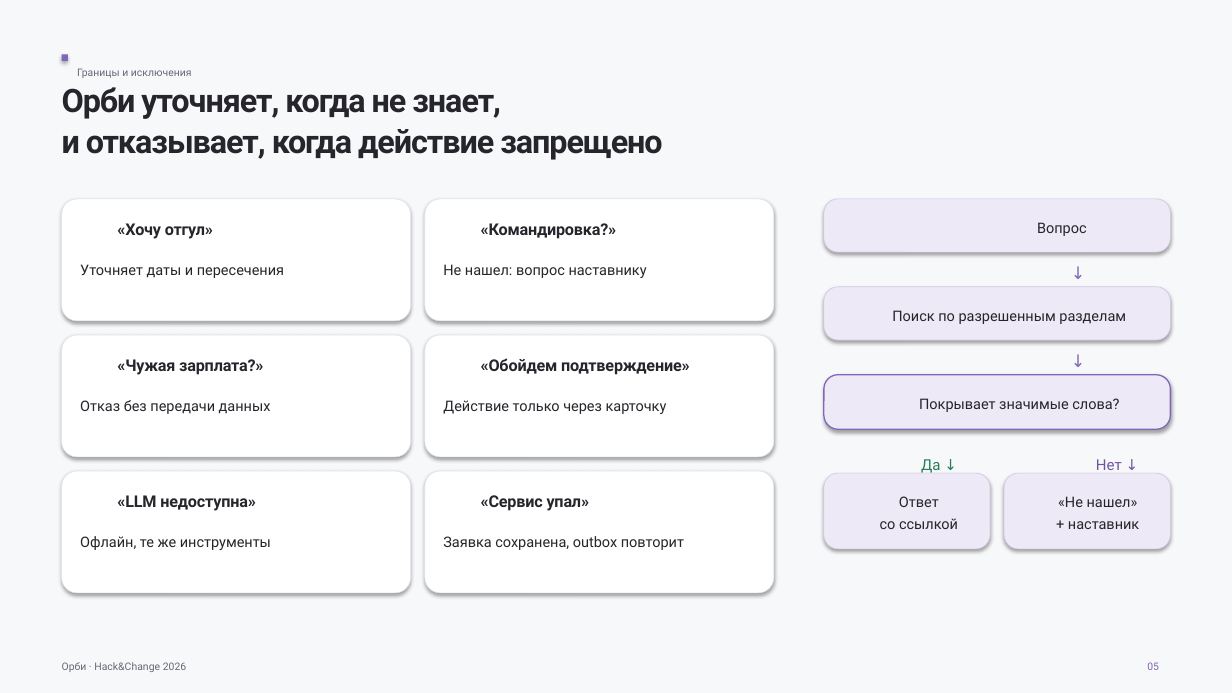
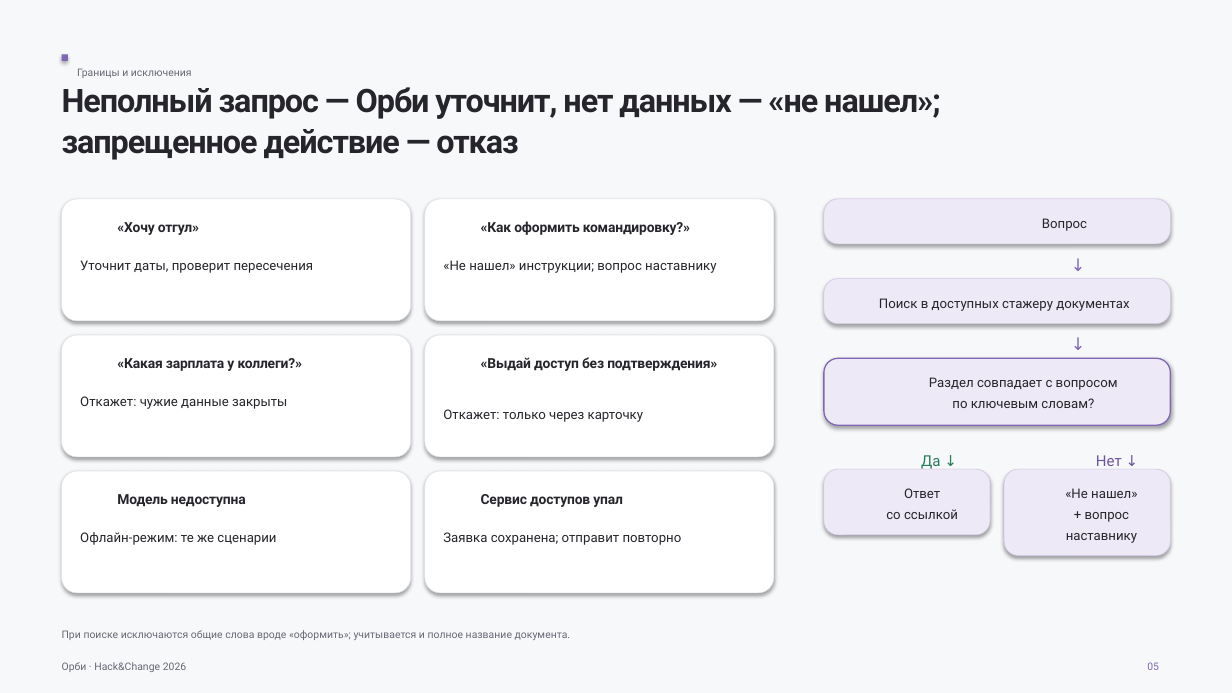
Before and after one commit to luhgeek1/avito-helpus, a slide deck: slide 5 of docs/presentation/orbi-presentation.pptx. Drawn at 1232x693 pixels with LibreOffice and Linux fonts; fonts in the diff are those of the drawing. Boxes give left, top, right and bottom in pixels: in the first picture for what was removed or moved away, otherwise in the second. Text is boxed around its words. In the diff, an @@ line names an element or a change of style, - is before the commit and + after.

```diff
--- a/docs/presentation/orbi-presentation.pptx
+++ b/docs/presentation/orbi-presentation.pptx
@@ text at bbox=[62, 87, 941, 160]: text changed @@
-Орби уточняет, когда не знает,
-и отказывает, когда действие запрещено
+Неполный запрос — Орби уточнит, нет данных — «не нашел»;
+запрещенное действие — отказ
@@ rounded rectangle: place and size @@
-rounded rectangle at bbox=[824, 199, 1171, 252]
+rounded rectangle at bbox=[824, 199, 1171, 244]
@@ text "«Хочу отгул»" at bbox=[117, 222, 199, 235]: size 12.6 to 10.8 pt; line spacing 16.8pt to 14.4pt @@
@@ text at bbox=[481, 221, 690, 235]: text changed; size 12.6 to 10.8 pt @@
-«Командировка?»
+«Как оформить командировку?»
@@ text "Вопрос" at bbox=[1042, 218, 1087, 231]: size 11.2 to 10.3 pt; line spacing 17.5pt to 16.1pt @@
@@ text at bbox=[80, 260, 314, 273]: text changed; size 11.2 to 10.3 pt @@
-Уточняет даты и пересечения
+Уточнит даты, проверит пересечения
@@ text at bbox=[443, 260, 716, 273]: text changed; size 11.2 to 10.3 pt @@
-Не нашел: вопрос наставнику
+«Не нашел» инструкции; вопрос наставнику
@@ text "↓": place and size @@
-text "↓" at bbox=[990, 256, 1166, 285]
+text "↓" at bbox=[990, 248, 1166, 276]
@@ rounded rectangle: place and size @@
-rounded rectangle at bbox=[824, 287, 1171, 340]
+rounded rectangle at bbox=[824, 279, 1171, 324]
@@ text at bbox=[879, 298, 1129, 311]: text changed; size 11.2 to 10.3 pt @@
-Поиск по разрешенным разделам
+Поиск в доступных стажеру документах
@@ text "↓": place and size @@
-text "↓" at bbox=[990, 344, 1166, 372]
+text "↓" at bbox=[990, 327, 1166, 356]
@@ text at bbox=[117, 358, 302, 371]: text changed; size 12.6 to 10.8 pt @@
-«Чужая зарплата?»
+«Какая зарплата у коллеги?»
@@ text at bbox=[481, 357, 717, 371]: text changed; size 12.6 to 10.8 pt @@
-«Обойдем подтверждение»
+«Выдай доступ без подтверждения»
@@ rounded rectangle: place and size @@
-rounded rectangle at bbox=[824, 375, 1171, 430]
+rounded rectangle at bbox=[824, 359, 1171, 425]
@@ text at bbox=[929, 377, 1118, 408]: text changed; size 11.2 to 10.3 pt @@
-Покрывает значимые слова?
+Раздел совпадает с вопросом
+по ключевым словам?
@@ text at bbox=[80, 396, 287, 409]: text changed; size 11.2 to 10.3 pt @@
-Отказ без передачи данных
+Откажет: чужие данные закрыты
@@ text at bbox=[443, 409, 643, 422]: text changed; size 11.2 to 10.3 pt @@
-Действие только через карточку
+Откажет: только через карточку
@@ text "Да ↓": place and size @@
-text "Да ↓" at bbox=[921, 459, 940, 473]
+text "Да ↓" at bbox=[921, 455, 940, 469]
@@ text "Нет ↓": place and size @@
-text "Нет ↓" at bbox=[1096, 459, 1122, 470]
+text "Нет ↓" at bbox=[1096, 455, 1122, 466]
@@ proportions changed in 5 elements at bbox=[824, 199, 1171, 244], bbox=[1005, 470, 1171, 555], bbox=[824, 279, 1171, 324], bbox=[824, 359, 1171, 425], bbox=[824, 470, 991, 535] @@
@@ rounded rectangle: place and size @@
-rounded rectangle at bbox=[824, 473, 991, 549]
+rounded rectangle at bbox=[824, 470, 991, 535]
@@ rounded rectangle: place and size @@
-rounded rectangle at bbox=[1005, 473, 1171, 549]
+rounded rectangle at bbox=[1005, 470, 1171, 555]
@@ text at bbox=[117, 494, 246, 507]: text changed; size 12.6 to 10.8 pt @@
-«LLM недоступна»
+Модель недоступна
@@ text at bbox=[481, 494, 623, 507]: text changed; size 12.6 to 10.8 pt @@
-«Сервис упал»
+Сервис доступов упал
@@ text "Ответ" at bbox=[886, 488, 958, 519]: size 11.2 to 10.3 pt; line spacing 17.5pt to 16.1pt @@
@@ text "Ответ": place and size @@
-text "Ответ" at bbox=[880, 496, 958, 529]
+text "Ответ" at bbox=[886, 488, 958, 519]
@@ text "«Не нашел»": place and size @@
-text "«Не нашел»" at bbox=[1058, 496, 1139, 529]
+text "«Не нашел»" at bbox=[1065, 488, 1137, 543]
@@ text at bbox=[1065, 488, 1137, 498]: size 11.2 to 10.3 pt in "«Не нашел»"; line spacing 17.5pt to 16.1pt @@
@@ text at bbox=[80, 532, 276, 545]: text changed; size 11.2 to 10.3 pt @@
-Офлайн, те же инструменты
+Офлайн-режим: те же сценарии
@@ text at bbox=[443, 532, 682, 545]: text changed; size 11.2 to 10.3 pt @@
-Заявка сохранена, outbox повторит
+Заявка сохранена; отправит повторно
@@ text at bbox=[1066, 512, 1137, 543]: text changed; size 11.2 to 10.3 pt @@
-+ наставник
++ вопрос наставнику
@@ text added at bbox=[62, 630, 571, 640], 8.1 pt, text #686775 @@
+При поиске исключаются общие слова вроде «оформить»; учитывается и полное название документа.
```
Also in this commit, not shown: 15 other slides changed, 4 other files.
